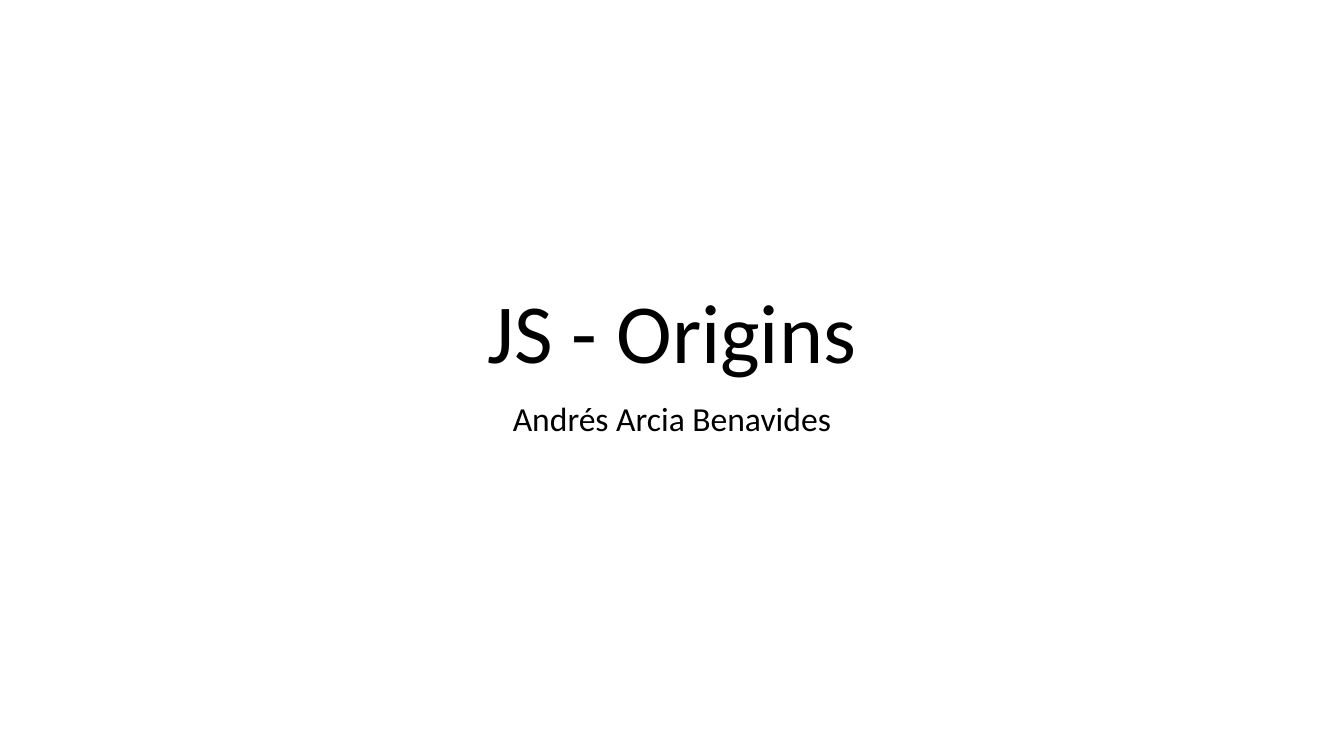
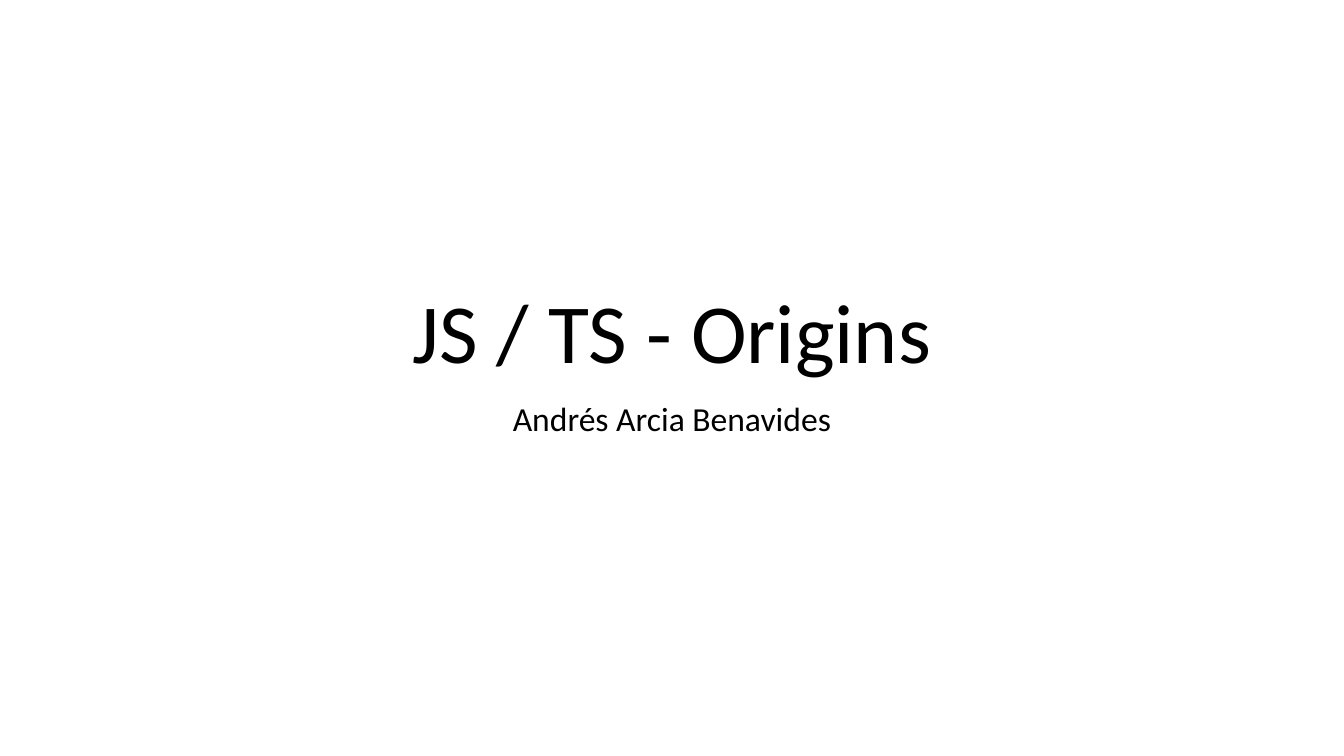
Before and after one commit to aarciab/typescript, a slide deck: slide 1 of 1_introduction/1_Origins.pptx. Drawn at 1344x756 pixels with LibreOffice and Linux fonts; fonts in the diff are those of the drawing. Boxes give left, top, right and bottom in pixels: in the first picture for what was removed or moved away, otherwise in the second. Text is boxed around its words. In the diff, an @@ line names an element or a change of style, - is before the commit and + after.

```diff
--- a/1_introduction/1_Origins.pptx
+++ b/1_introduction/1_Origins.pptx
@@ title at [413, 305, 931, 378]: text changed @@
-JS - Origins
+JS / TS - Origins
```
Also in this commit, not shown: 1 other slide changed, 1 slide removed, 28 other files.
